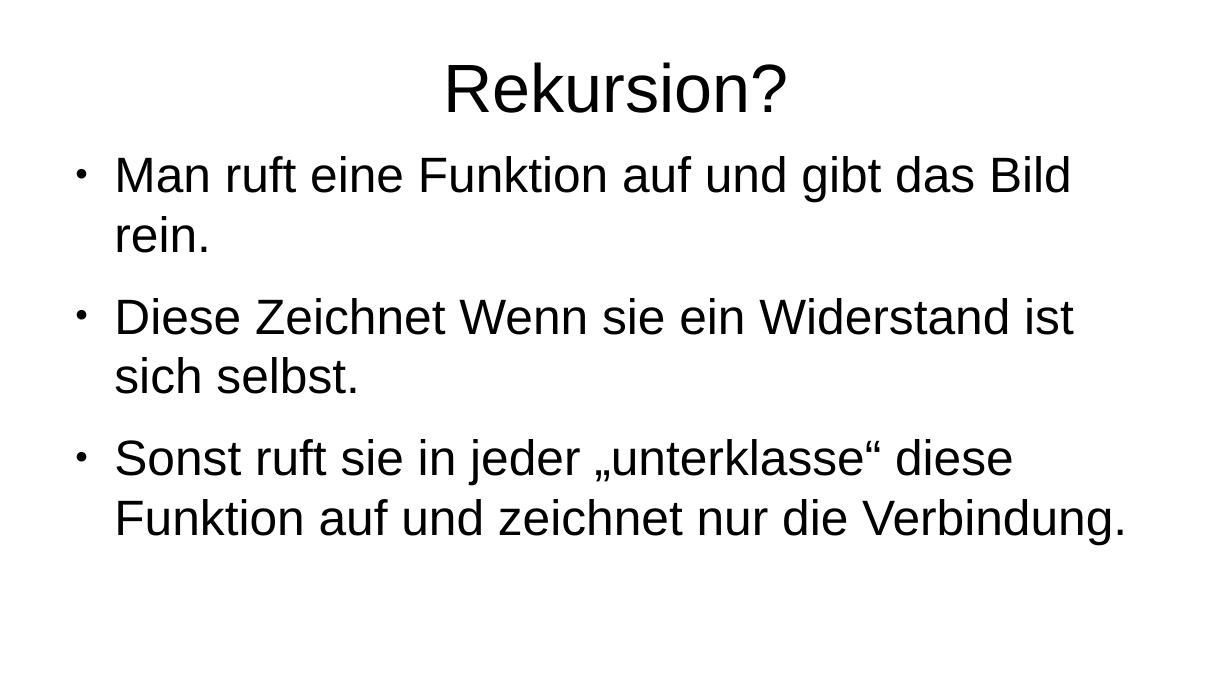
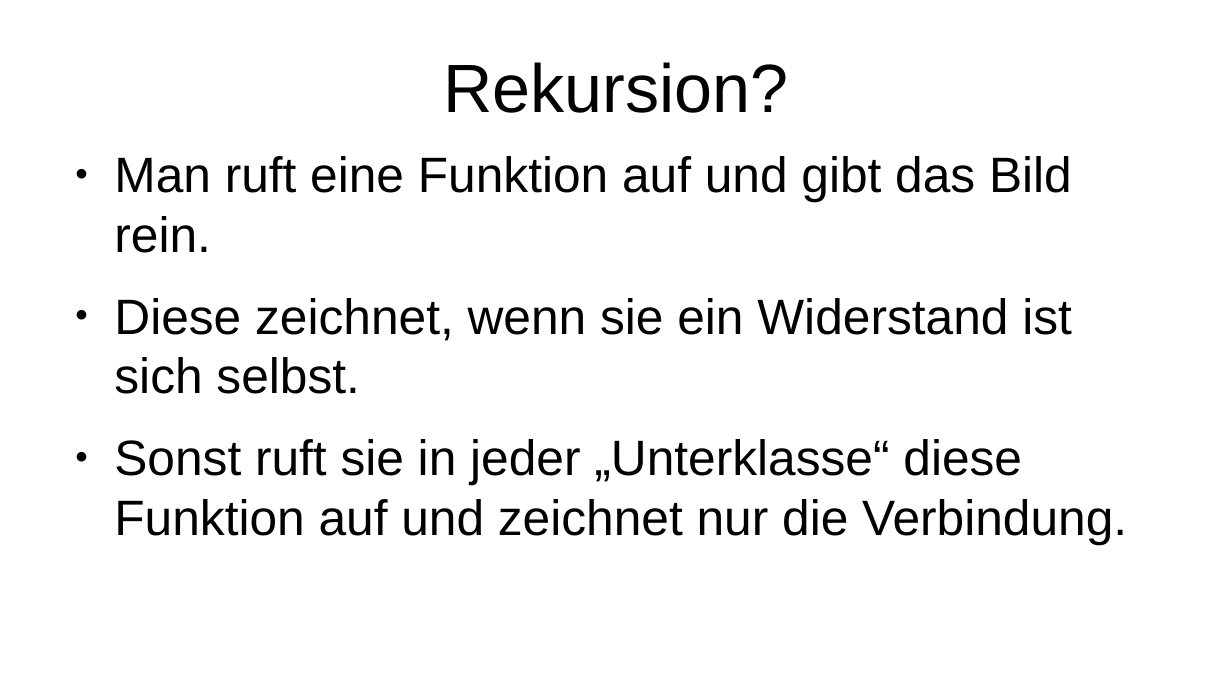
Before and after one commit to HeIIow2/physik_schaltkreise, a slide deck: slide 29 of präsentation/präsentation.odp. Drawn at 1232x693 pixels with LibreOffice and Linux fonts; fonts in the diff are those of the drawing. Boxes give left, top, right and bottom in pixels: in the first picture for what was removed or moved away, otherwise in the second. Text is boxed around its words. In the diff, an @@ line names an element or a change of style, - is before the commit and + after.

```diff
--- a/präsentation/präsentation.odp
+++ b/präsentation/präsentation.odp
@@ text at (114, 298, 1127, 544): text changed @@
-● Diese Zeichnet Wenn sie ein Widerstand ist sich selbst.
-● Sonst ruft sie in jeder „unterklasse“ diese Funktion auf und zeichnet nur die Verbindung.
+● Diese zeichnet, wenn sie ein Widerstand ist sich selbst.
+● Sonst ruft sie in jeder „Unterklasse“ diese Funktion auf und zeichnet nur die Verbindung.
```
Also in this commit, not shown: 9 other slides changed, 38 other files.
